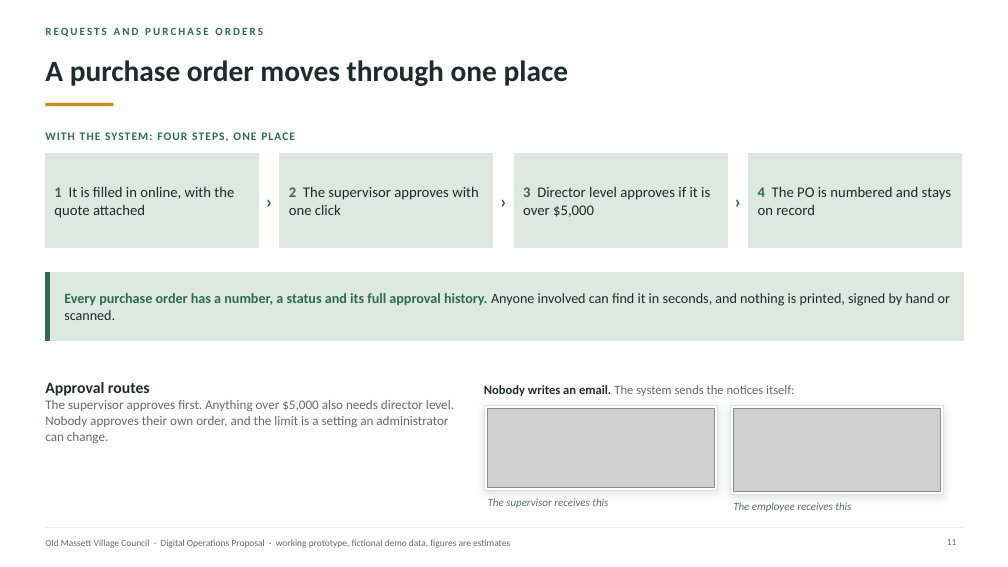
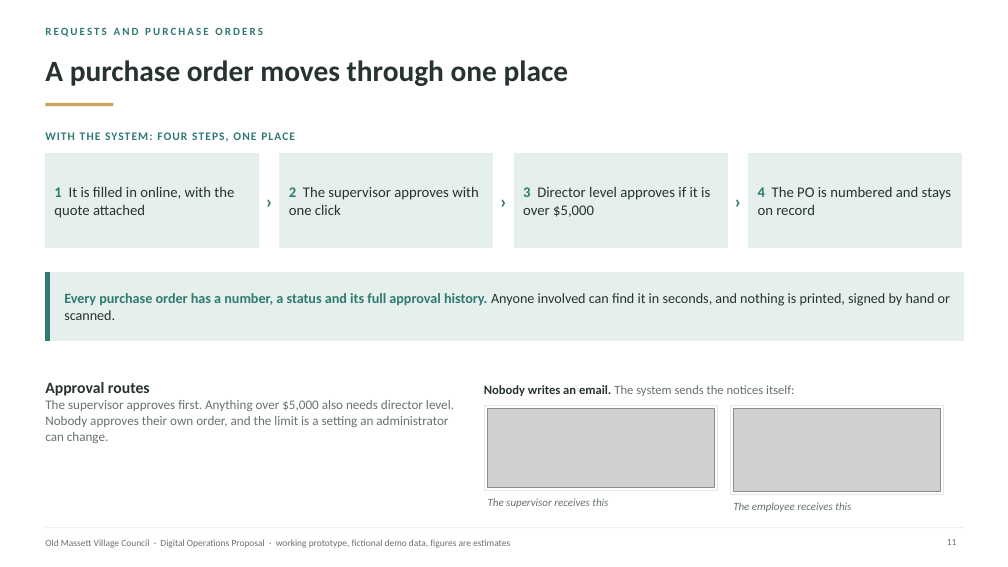
Before and after one commit to AndalibOlee/Portfolio, a slide deck: slide 11 of demo-platform/docs/Old_Massett_Village_Council_Executive_Digital_Operations_Proposal.pptx. Drawn at 1008x567 pixels with LibreOffice and Linux fonts; fonts in the diff are those of the drawing; grey boxes stand for pictures. Boxes give left, top, right and bottom in pixels: in the first picture for what was removed or moved away, otherwise in the second. Text is boxed around its words. In the diff, an @@ line names an element or a change of style, - is before the commit and + after.

```diff
--- a/demo-platform/docs/Old_Massett_Village_Council_Executive_Digital_Operations_Proposal.pptx
+++ b/demo-platform/docs/Old_Massett_Village_Council_Executive_Digital_Operations_Proposal.pptx
@@ rectangle at <box>45,103,113,106</box>: fill #C98A1B to #C9A45C @@
@@ text "1 It is filled in ..." at <box>54,186,234,218</box>: text colour #2F6B4F to #2F7A72 in "1"; text colour #1E2A2C to #26332F @@
@@ text "2 The supervisor approves with ..." at <box>289,186,479,215</box>: text colour #2F6B4F to #2F7A72 in "2"; text colour #1E2A2C to #26332F @@
@@ text "3 Director level approves if ..." at <box>523,187,710,217</box>: text colour #2F6B4F to #2F7A72 in "3"; text colour #1E2A2C to #26332F @@
@@ text colour #2F6B4F to #2F7A72 in 5 elements at <box>45,27,263,37</box>, <box>45,132,295,142</box>, <box>259,154,280,248</box>, <box>493,154,514,248</box>, <box>727,154,749,248</box> @@
@@ text "4 The PO is numbered ..." at <box>758,186,951,215</box>: text colour #2F6B4F to #2F7A72 in "4"; text colour #1E2A2C to #26332F @@
@@ fill #DCE8E0 to #E5EFEB; outline #DCE8E0 1 pt to #E5EFEB 1 pt in 5 elements at <box>45,154,259,248</box>, <box>280,154,493,248</box>, <box>514,154,727,248</box>, <box>749,154,962,248</box>, <box>45,272,964,340</box> @@
@@ rectangle at <box>45,272,50,340</box>: fill #2F6B4F to #2F7A72; outline #2F6B4F 1 pt to #2F7A72 1 pt @@
@@ text "Every purchase order has a ..." at <box>64,293,950,320</box>: text colour #2F6B4F to #2F7A72 in "Every purchase order has a number, a ..."; text colour #1E2A2C to #26332F in "Anyone involved can find it in seconds, ..." @@
@@ rectangle at <box>485,405,718,490</box>: outline #DCE2DE 0.75 pt to #E2E9E5 0.75 pt; shadow off @@
@@ rectangle at <box>730,405,944,495</box>: outline #DCE2DE 0.75 pt to #E2E9E5 0.75 pt; shadow off @@
@@ text "The supervisor receives this" at <box>488,498,608,508</box>: text colour #5E6B6E to #66736F @@
@@ text "The employee receives this" at <box>733,502,851,512</box>: text colour #5E6B6E to #66736F @@
```
Also in this commit, not shown: 21 other slides changed, 32 other files.
